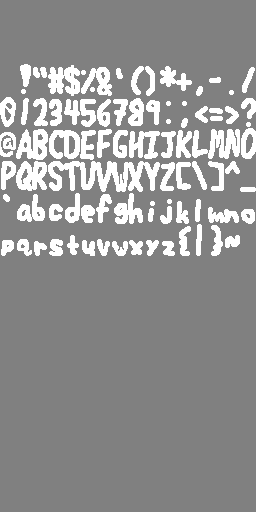
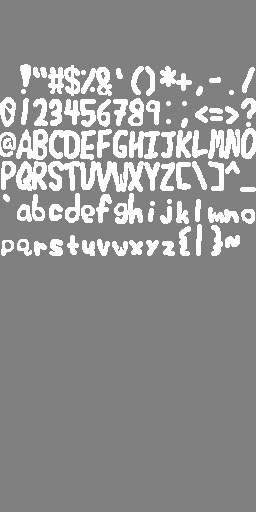
Revision of a layered 256 × 512 image; what changed, layer by layer:
painted on "Background" over [5,71,251,249]
